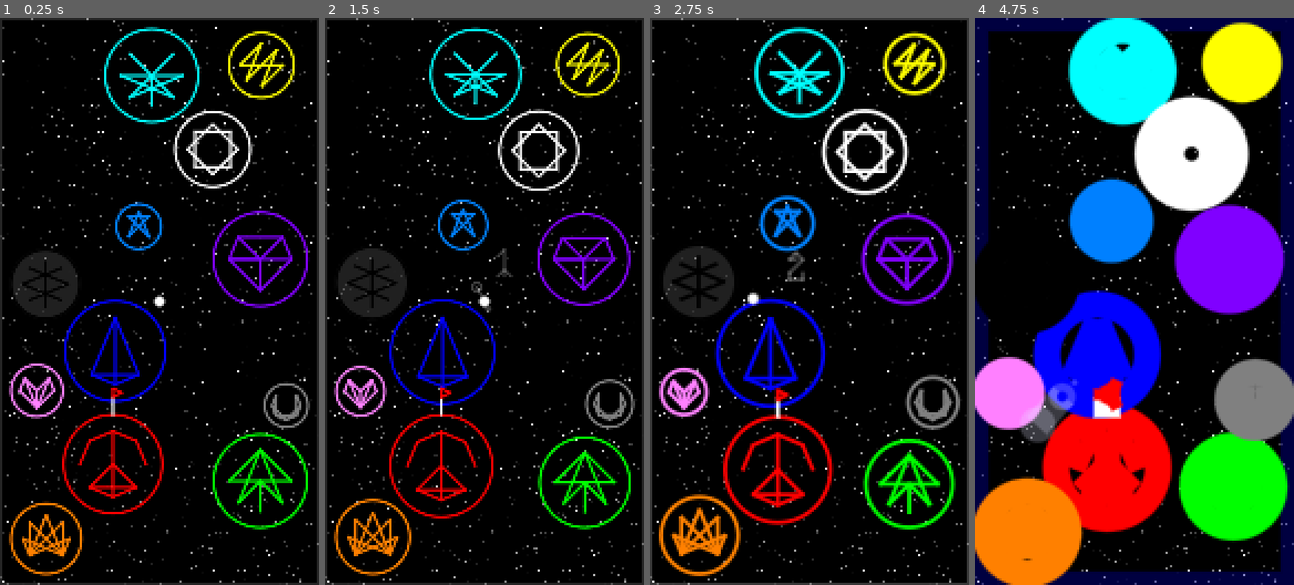
Above: before the commit, frames 1-4 (left to right).
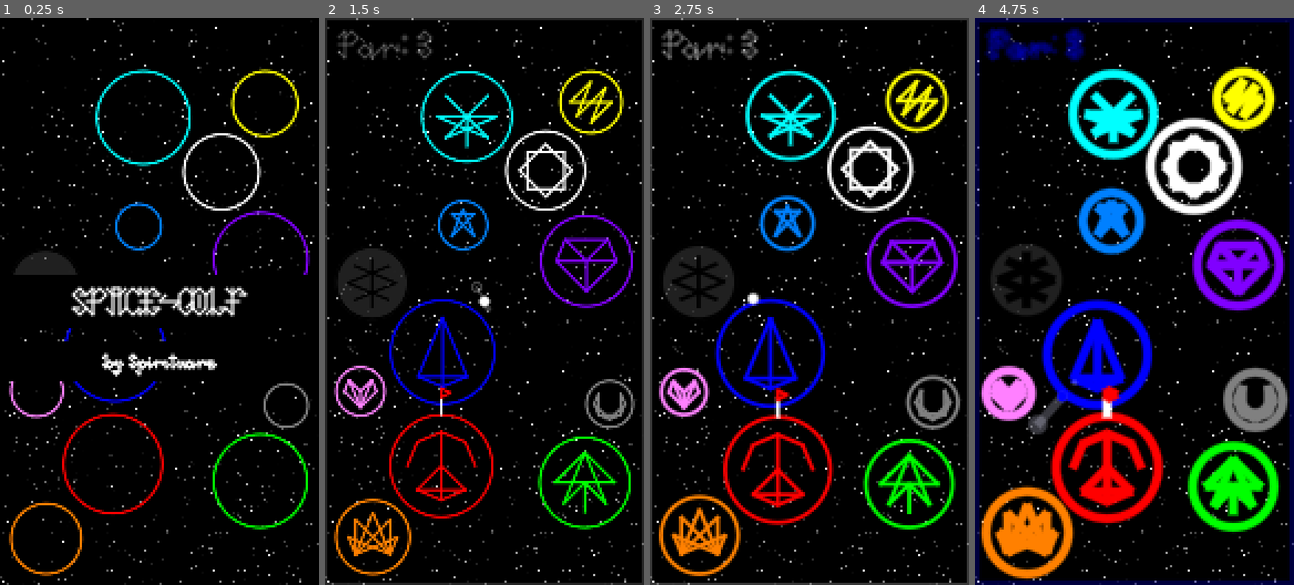
Above: after the commit, the same moments.

Repository: cursebinder22/space-golf-2d
Game: Godot game, scene res://main.tscn
The game is run twice, just before and just after one commit, with the same random seed, the same clock (stepped at 60 frames per second) and the same inputs.
Inputs (mouse positions are in pixels of both pictures, inside the frame that each line leads up to):
- Up to frame 1 (0.25 s): no input
- Up to frame 2 (1.5 s): move the mouse to (554, 273) at 0.52 s; click (554, 273) at 0.67 s; drag from (420, 329) to (468, 414) at 1.27 s
- Up to frame 3 (2.75 s): move the mouse to (841, 176) at 2.02 s; click (841, 176) at 2.17 s
- Up to frame 4 (4.75 s): drag from (1118, 414) to (1038, 216) at 2.77 s; move the mouse to (1230, 386) at 3.52 s; click (1230, 386) at 3.67 s; drag from (1038, 216) to (1086, 159) at 4.27 s

The runs differ from the first frame. In frame 1, 15% of the frame differs, in the area x 0-100%, y 0-100%; in frame 2, 7.2%; in frame 3, 11%; in frame 4, 45%.

Commit message:
Title banners, aesthetic score text tweaks

Diff:
--- a/scripts/global.gd
+++ b/scripts/global.gd
@@ -11,6 +11,8 @@
 
 # aesthetic
 const true_line_width: float = 1
+const default_text_height: float = 12.0
+var max_line_width: float = true_line_width * 4
 var line_width: float = true_line_width
 
 # planets
@@ -19,8 +21,10 @@
 var max_planet_radius: float = min_game_size / 6
 
 # ball
-const init_ball_radius: float = 2.0
-
+const init_ball_radius: float = default_text_height / 6
+var par: int = 3
+
+## First element in enum is NONE.
 enum Element {
 	NONE,
 	EARTH, FIRE, ENERGY, NATURE,
@@ -282,7 +286,7 @@
 		[[1,4]],
 	],
 	'-': [
-		[[0,2],[2,2]],
+		[[1,1],[0,2],[3,2],[2,3]],
 	],
 	'=': [
 		[[0,2],[2,2]],
--- a/scripts/main.gd
+++ b/scripts/main.gd
@@ -6,12 +6,31 @@
 var cancel_launch: bool = false
 var ball: Ball = Ball.new(Vector2(Global.game_width/2, Global.game_height/2))
 
-# score
-const par: int = 3
+# aiming
+const aim_alpha_factor: float = .25
+var draw_drag_line: bool = false
+var fade_drag_line: bool = false
+var drag_line_end_pos: Vector2 = Vector2.ZERO
+var drag_color: Color = Color.TRANSPARENT
+var drag_dist: float = 0
+var max_drag_dist: float = Global.min_game_size / 2
+var ring_radius: float = 0.0
+
+# score (meta)
+var flag = Flag.new()
+var score: int = 0
 var shots_this_hole: int = 0
-var score: int = 0
-var flag = Flag.new()
 var hole_text: String = ''
+
+# score (draw)
+const text_drift_speed: float = 0.25
+var draw_launch_text: bool = false
+var launch_text_pos: Vector2 = Vector2.ZERO
+var draw_hole_text: bool = false
+var hole_text_width: float = 0.0
+var hole_text_pos: Vector2 = Vector2.ZERO
+var par_text_pos: Vector2 = Vector2(Global.default_text_height / 2, Global.default_text_height / 2)
+var hole_text_color: Color = Color.TRANSPARENT
 
 # planets
 const ghost_black: Color = Color(.25,.25,.25,.5)
@@ -32,37 +51,31 @@
 	Global.Element.SIGHT: SightData.new(),
 }
 
-# clicks
+# click
 var click_start_pos: Vector2 = Vector2.ZERO
 var click_drag_pos: Vector2 = Vector2.ZERO
 var click_end_pos: Vector2 = Vector2.ZERO
 
-# aesthetic, _draw
-const bloom_fade_rate: float = .01
+# aesthetic
+const fade_rate: float = .01
 const anti_alias: bool = true
-const default_text_height: float = 12.0
-const text_drift_speed: float = 0.25
-const space = preload("res://space.png")
-var draw_launch_text: bool = false
-var launch_text_pos: Vector2 = Vector2.ZERO
-var draw_hole_text: bool = false
-var hole_text_pos: Vector2 = Vector2.ZERO
-var hole_text_color: Color = Color.TRANSPARENT
+
+# space, border
+const space: Resource = preload("res://space.png")
 var space_alpha: float = 0.0
 var space_mod: Color = Color.TRANSPARENT
 var border: Rect2 = Rect2(Vector2.ZERO, Vector2(Global.game_width, Global.game_height))
 var border_color: Color = Color.TRANSPARENT
-var ring_radius: float = 0.0
-
-# drag line
-const aim_alpha_factor: float = .25
-const drag_line_fade_speed: float = .01
-var draw_drag_line: bool = false
-var fade_drag_line: bool = false
-var drag_line_end_pos: Vector2 = Vector2.ZERO
-var drag_color: Color = Color.TRANSPARENT
-var drag_dist: float = 0
-var max_drag_dist: float = Global.min_game_size / 2
+
+# title
+const banner_color: Color = Color(0,0,0,1)
+var show_title: bool = true
+var title_width: float = 0.0
+var subtitle_width: float = 0.0
+var title_pos: Vector2 = Vector2.ZERO
+var subtitle_pos: Vector2 = Vector2.ZERO
+var title_banner: Rect2 = Rect2(Vector2(0, Global.game_height / 2 - Global.default_text_height), Vector2(Global.game_width, Global.default_text_height * 2))
+var subtitle_banner: Rect2 = Rect2(Vector2(0, title_banner.end.y + Global.default_text_height / 2), Vector2(Global.game_width, Global.default_text_height * 1.5))
 
 ######################
 ## HELPER FUNCTIONS ##
@@ -120,6 +133,7 @@
 
 		if event.button_index == MOUSE_BUTTON_LEFT:
 			if event.pressed:
+				show_title = false
 				cancel_launch = false
 				click_start_pos = event.position
 				draw_drag_line = true
@@ -130,13 +144,13 @@
 				launch_timer.start()
 				draw_launch_text = true
 				launch_text_pos = ball.position
-				launch_text_pos.y -= default_text_height
+				launch_text_pos.y -= Global.default_text_height
 				await launch_timer.timeout
 				draw_launch_text = false
 				shots_this_hole += 1
 
 				# aesthetic
-				Global.line_width *= 2
+				Global.line_width = clamp(Global.line_width * 2, 0, Global.max_line_width)
 				fade_drag_line = true
 
 				# launch ball
@@ -152,18 +166,18 @@
 
 func _process(_delta: float) -> void:
 	# aesthetic
-	Global.line_width = lerp(Global.line_width, Global.true_line_width, bloom_fade_rate)
+	Global.line_width = lerp(Global.line_width, Global.true_line_width, fade_rate)
 	if draw_launch_text:
 		launch_text_pos.y -= text_drift_speed
 	if draw_hole_text:
-		hole_text_pos.x += text_drift_speed * 4
-		if hole_text_pos.x > Global.game_width:
+		hole_text_pos.x += text_drift_speed
+		if hole_text_pos.x > Global.game_width - hole_text_width - Global.default_text_height / 2:
 			draw_hole_text = false
 
 	# fade ball color
-	ball.color.v = clamp(ball.color.v + .01, 0, 1)
-	ball.color.s = clamp(ball.color.s - .01, 0, 1)
-	ball.color.a = clamp(ball.color.a + .01, 0, 1)
+	ball.color.v = clamp(ball.color.v + fade_rate, 0, 1)
+	ball.color.s = clamp(ball.color.s - fade_rate, 0, 1)
+	ball.color.a = clamp(ball.color.a + fade_rate, 0, 1)
 
 	if draw_drag_line:
 		# drag line meta
@@ -182,7 +196,7 @@
 			drag_color.h = ball.color.h
 			drag_color.s = ball.color.s
 			drag_color.v = ball.color.v
-			drag_color.a -= drag_line_fade_speed
+			drag_color.a -= fade_rate
 			if drag_color.a <= 0:
 				draw_drag_line = false
 
@@ -208,16 +222,18 @@
 		for planet in Global.planets:
 			if planet.element == next_element:
 				# move flag to next planet and adjust score
-				score += shots_this_hole - par
+				score += shots_this_hole - Global.par
+				if flag.planet.element == Global.Element.SIGHT:
+					Global.par += 1
 				hole_text_pos = ball.position
-				hole_text_pos.x = 0
-				hole_text_pos.y -= default_text_height
+				hole_text_pos.x = Global.default_text_height / 2
+				hole_text_pos.y = clamp(hole_text_pos.y - Global.default_text_height * 1.5, Global.default_text_height * 2, Global.game_height - Global.default_text_height * 1.5)
 				draw_hole_text = true
-				Global.line_width *= 2
+				Global.line_width = clamp(Global.line_width * 2, 0, Global.max_line_width)
 				flag.planet = planet
 				ball.color = element_data[ball.planet.element].color
 				hole_text_color = ball.color
-				hole_text = ' ' + str(shots_this_hole) + ' - ' + str(par) + ': ' + str(score)
+				hole_text = 'Score: ' + str(score) + ' (' + str(shots_this_hole) + ')'
 				shots_this_hole = 0
 
 	queue_redraw()
@@ -260,7 +276,7 @@
 
 		draw_line(p1, p2, flag_color, Global.line_width, anti_alias)
 
-func draw_text(text: String, top_left: Vector2, height: float = default_text_height, color: Color = Color(1,1,1)):
+func draw_text(text: String, top_left: Vector2, height: float = Global.default_text_height, color: Color = Color(1,1,1), wrap_text: bool = false) -> float:
 	var cell_size: float = height/4
 	var new_line: float = height * 1.5
 	var next_char_x: float = top_left.x
@@ -278,7 +294,7 @@
 					var dot_pos: Vector2 = Vector2(next_char_x, top_left.y)
 					dot_pos.x += line[0][0] * cell_size
 					dot_pos.y += line[0][1] * cell_size
-					draw_circle(dot_pos, height / default_text_height, color, true, Global.line_width, anti_alias)
+					draw_circle(dot_pos, height / Global.default_text_height, color, true, -1.0, anti_alias)
 					max_x = max(max_x, dot_pos.x)
 				else: # draw line
 					for pair_i: int in len(line) - 1:
@@ -293,22 +309,27 @@
 						draw_line(p1, p2, color, Global.line_width, anti_alias)
 						max_x = max(max_x, p1.x, p2.x)
 			next_char_x = max_x
-			#if max_x < Global.game_width - height:
-				#next_char_x = max_x
-			#else:
-				#next_char_x = top_left.x
-				#top_left.y += new_line
+			if wrap_text:
+				if max_x < Global.game_width - height:
+					next_char_x = max_x
+				else:
+					next_char_x = top_left.x
+					top_left.y += new_line
+	return next_char_x - top_left.x # width of drawn text
 
 ##################
 
 func _draw() -> void:
-	# border and background
+	# space
 	space_alpha = Global.line_width / Global.true_line_width
 	space_mod = Color(1,1,1,space_alpha)
 	draw_texture(space, Vector2.ZERO, space_mod)
-	border_color = ball.color
-	border_color.a *= aim_alpha_factor
-	draw_rect(border, border_color, false, Global.line_width, anti_alias)
+
+	# border
+	if not show_title:
+		border_color = ball.color
+		border_color.a *= aim_alpha_factor
+		draw_rect(border, border_color, false, Global.line_width, anti_alias)
 
 	# planet rims, patterns, etc.
 	for planet in Global.planets:
@@ -316,26 +337,34 @@
 		if planet_color == Color.BLACK:
 			# black planet background to prevent invisibility
 			draw_circle(planet.position, planet.radius, ghost_black, true, -1.0, anti_alias)
-
-		draw_pattern(planet.position, planet.element, planet.radius * 2/3, planet_color)
 		draw_circle(planet.position, planet.radius, planet_color, false, Global.line_width, anti_alias)
+		if not show_title:
+			draw_pattern(planet.position, planet.element, planet.radius * 2/3, planet_color)
 
 	# drag line and rings
 	if draw_drag_line:
 		draw_line(ball.position, drag_line_end_pos, drag_color, Global.line_width, anti_alias)
 		draw_circle(drag_line_end_pos, ball.radius, drag_color, false, Global.line_width, anti_alias)
-		draw_circle(ball.position + (ball.position - drag_line_end_pos) / 2, ball.radius / 2, drag_color, true, Global.line_width, anti_alias)
+		draw_circle(ball.position + (ball.position - drag_line_end_pos) / 2, ball.radius / 2, drag_color, true, -1.0, anti_alias)
 
 	# launch timer ring
 	ring_radius = drag_dist/2 * launch_timer.time_left / launch_seconds
 	draw_circle(ball.position, ring_radius, drag_color, false, Global.line_width, anti_alias)
 
-	# ball and flag
-	draw_circle(ball.position, ball.radius, ball.color, true, -1.0, anti_alias)
-	draw_flag()
-
-	# score
-	if draw_launch_text:
-		draw_text(' ' + str(shots_this_hole + 1), launch_text_pos, default_text_height, border_color)
-	if draw_hole_text:
-		draw_text(hole_text, hole_text_pos, default_text_height, border_color)
+	# others: ball, flag, par, score
+	if not show_title:
+		draw_circle(ball.position, ball.radius, ball.color, true, -1.0, anti_alias)
+		draw_flag()
+		draw_text('Par: ' + str(Global.par), par_text_pos, Global.default_text_height, border_color)
+		if draw_hole_text:
+			hole_text_width = draw_text(hole_text, hole_text_pos, Global.default_text_height, border_color)
+	else:
+		# title banner
+		draw_rect(title_banner, banner_color, true, -1.0, false)
+		title_width = draw_text('SPACE-GOLF', title_pos)
+		title_pos = Vector2((Global.game_width - title_width) / 2, title_banner.position.y + Global.default_text_height / 2)
+
+		# subtitle
+		draw_rect(subtitle_banner, banner_color, true, -1.0, false)
+		subtitle_width = draw_text('by Spiritware', subtitle_pos, Global.default_text_height / 2)
+		subtitle_pos = Vector2((Global.game_width - subtitle_width) / 2, subtitle_banner.position.y + Global.default_text_height / 2)
--- a/scripts/objects/ball.gd
+++ b/scripts/objects/ball.gd
@@ -44,7 +44,8 @@
 	if impact:
 		speed *= .5
 		color.a = 0
-		Global.line_width *= .5
+		Global.line_width = clamp(Global.line_width * .5, 0, Global.max_line_width)
+		Global.par -= 1
 		planet = null
 
 	# magnetic rolling around planet
--- a/scripts/objects/planet.gd
+++ b/scripts/objects/planet.gd
@@ -44,9 +44,12 @@
 			direction.x *= -abs(direction.x)
 			position.x = Global.game_width - radius - 2 * Global.init_ball_radius - 1
 
-		if position.y < radius + 2 * Global.init_ball_radius + 1:
+		if position.y < radius + Global.default_text_height * 2:
 			direction.y = abs(direction.y)
-			position.y = radius + 2 * Global.init_ball_radius + 1
+			position.y = radius + Global.default_text_height * 2
+		#if position.y < radius + 2 * Global.init_ball_radius + 1:
+			#direction.y = abs(direction.y)
+			#position.y = radius + 2 * Global.init_ball_radius + 1
 		elif position.y > Global.game_height - radius - 2 * Global.init_ball_radius - 1:
 			direction.y = -abs(direction.y)
 			position.y = Global.game_height - radius - 2 * Global.init_ball_radius - 1
Not shown, changed: export_presets.cfg
